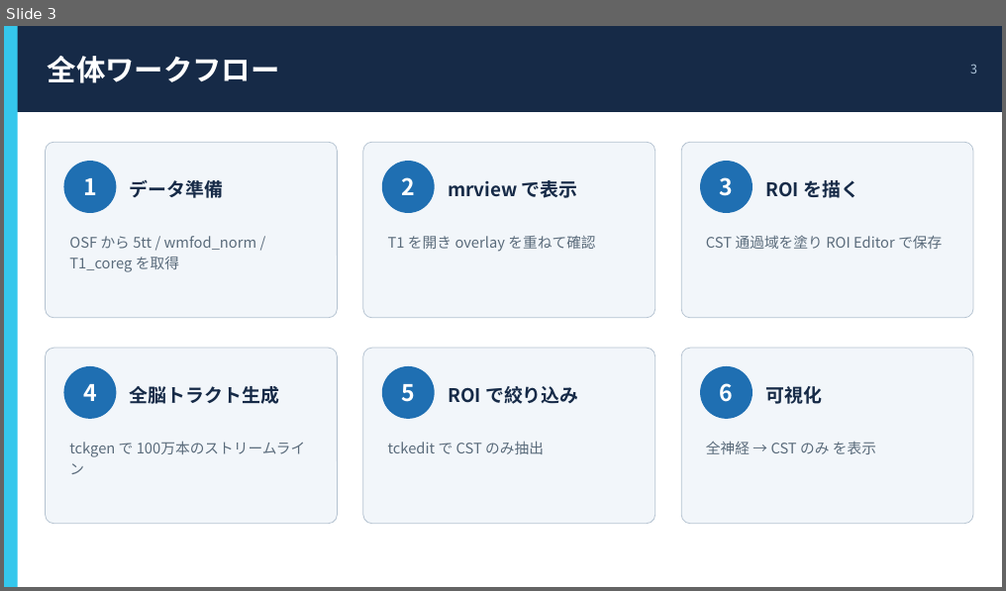
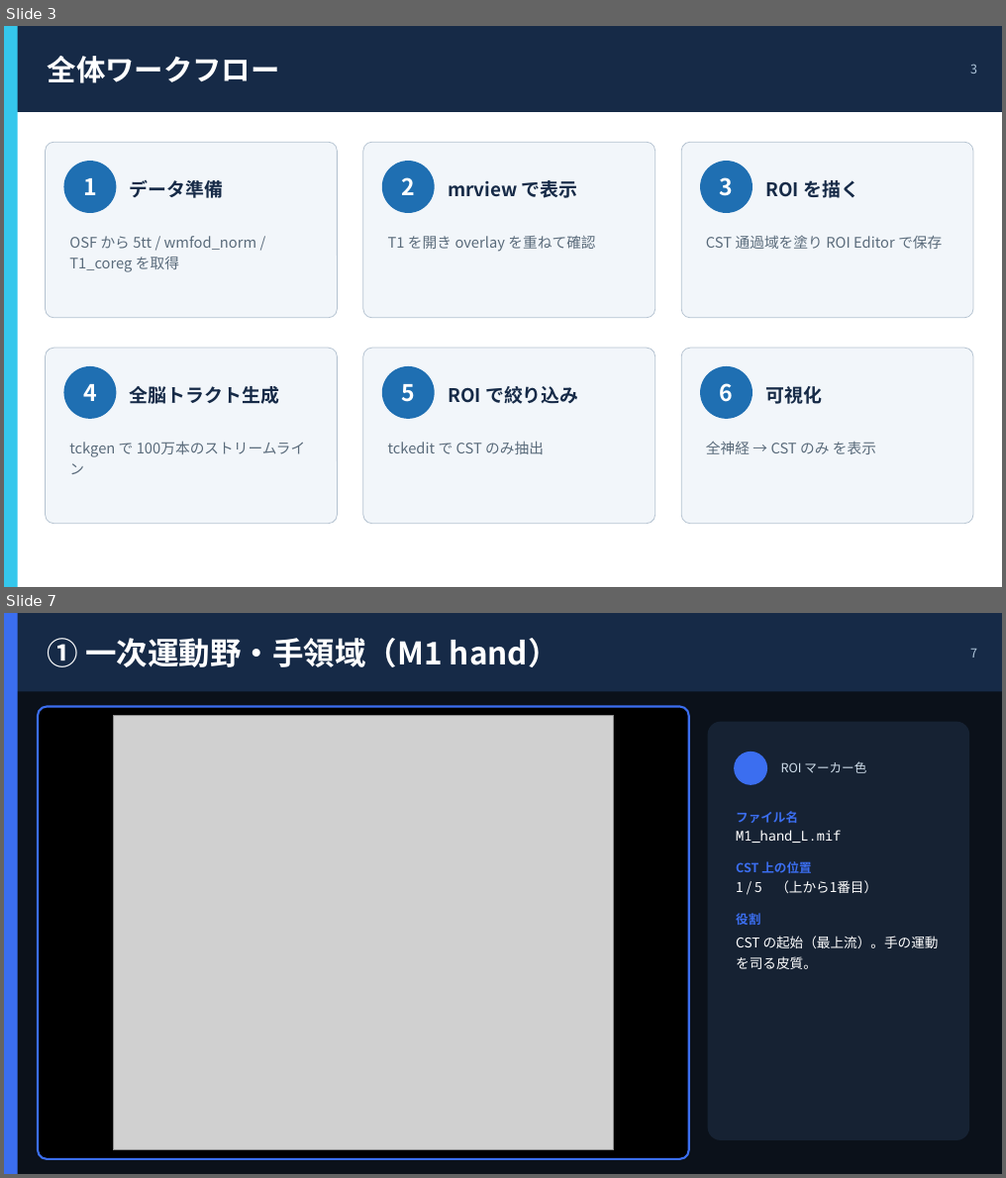
Before and after one commit to tiankevin02/Kevin-Email-AI, a slide deck: slides/CST_tractography_slides.pptx. Shown one above the other, each under a label of ours: slide 3 before the commit, slides 3 and 7 after it; the slides between them are not shown. The pictures are 1006x591 and 1006x1178 pixels, drawn with LibreOffice and Linux fonts; fonts in the diff are those of the drawing; grey boxes stand for pictures. Boxes give left, top, right and bottom in pixels: in the first picture for what was removed or moved away, otherwise in the second. Text is boxed around its words. In the diff, an @@ line names an element or a change of style, - is before the commit and + after.

```diff
--- a/slides/CST_tractography_slides.pptx
+++ b/slides/CST_tractography_slides.pptx
@@ slide 7 added at bbox=[4, 613, 1002, 1174], background #FFFFFF @@
@@ rectangle added at bbox=[4, 613, 1002, 1174], fill #0B111A @@
@@ rectangle added at bbox=[4, 613, 1002, 691], fill #162A47 @@
@@ rectangle added at bbox=[4, 613, 18, 1174], fill #3B6EF0 @@
@@ text added at bbox=[48, 638, 559, 667], 30 pt, text #FFFFFF, bold @@
+① 一次運動野・手領域（M1 hand）
@@ text added at bbox=[970, 649, 977, 658], 12 pt, text #AFC6DB @@
+7
@@ rounded rectangle added at bbox=[38, 707, 689, 1159], fill #000000, outline #3B6EF0 2 pt @@
@@ picture added at bbox=[113, 716, 614, 1151] @@
@@ rounded rectangle added at bbox=[708, 722, 969, 1141], fill #162233 @@
@@ ellipse added at bbox=[734, 752, 767, 785], fill #3B6EF0 @@
@@ text added at bbox=[781, 761, 866, 773], 12 pt, text #CFDDEA @@
+ROI マーカー色
@@ text added at bbox=[736, 811, 939, 969], 13 pt, text #FFFFFF @@
+ファイル名
+M1_hand_L.mif
+CST 上の位置
+1 / 5 （上から1番目）
+役割
+CST の起始（最上流）。手の運動を司る皮質。
```
Also in this commit, not shown: 9 slides changed, 4 other slides added, 1 slide removed, 11 other files.
